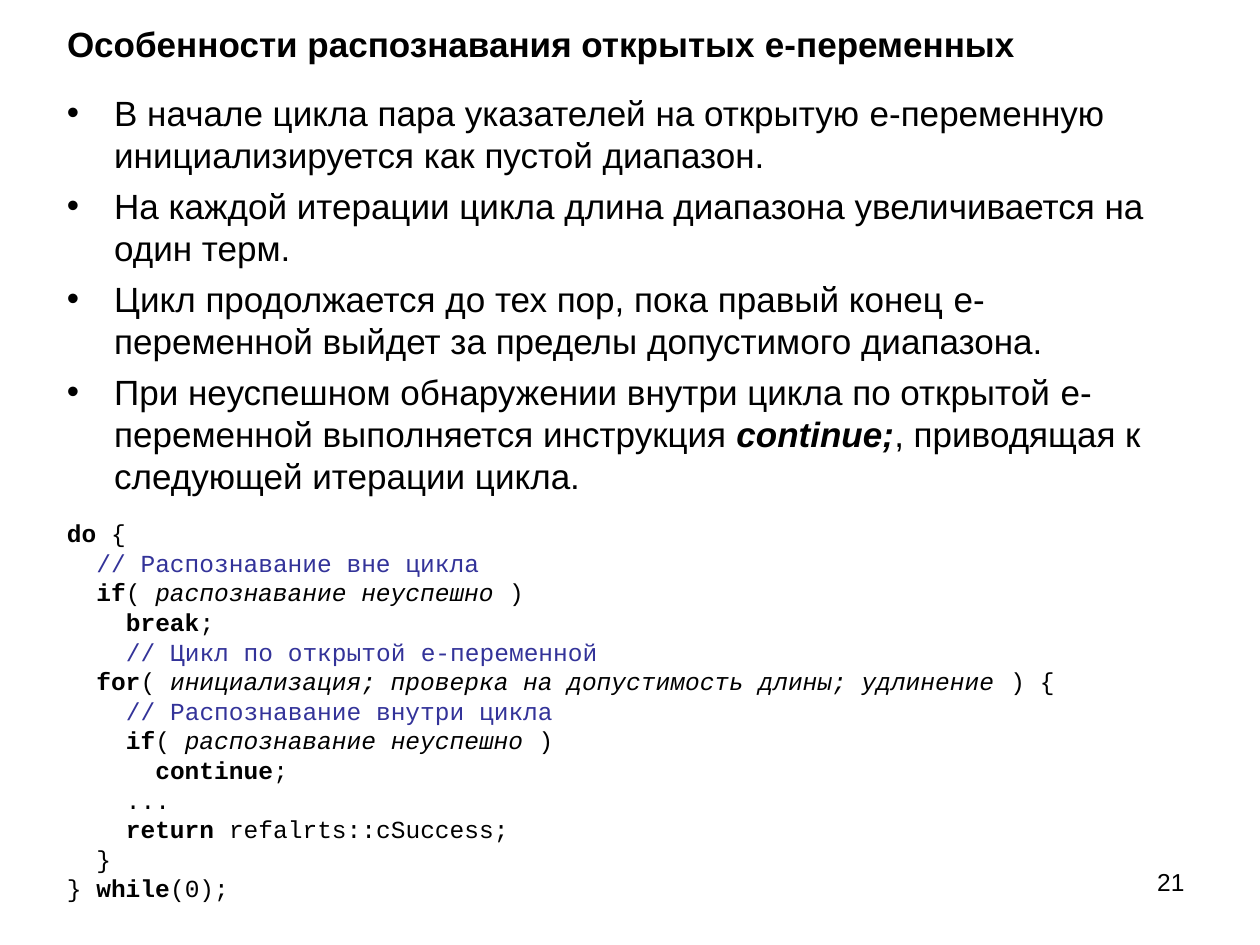
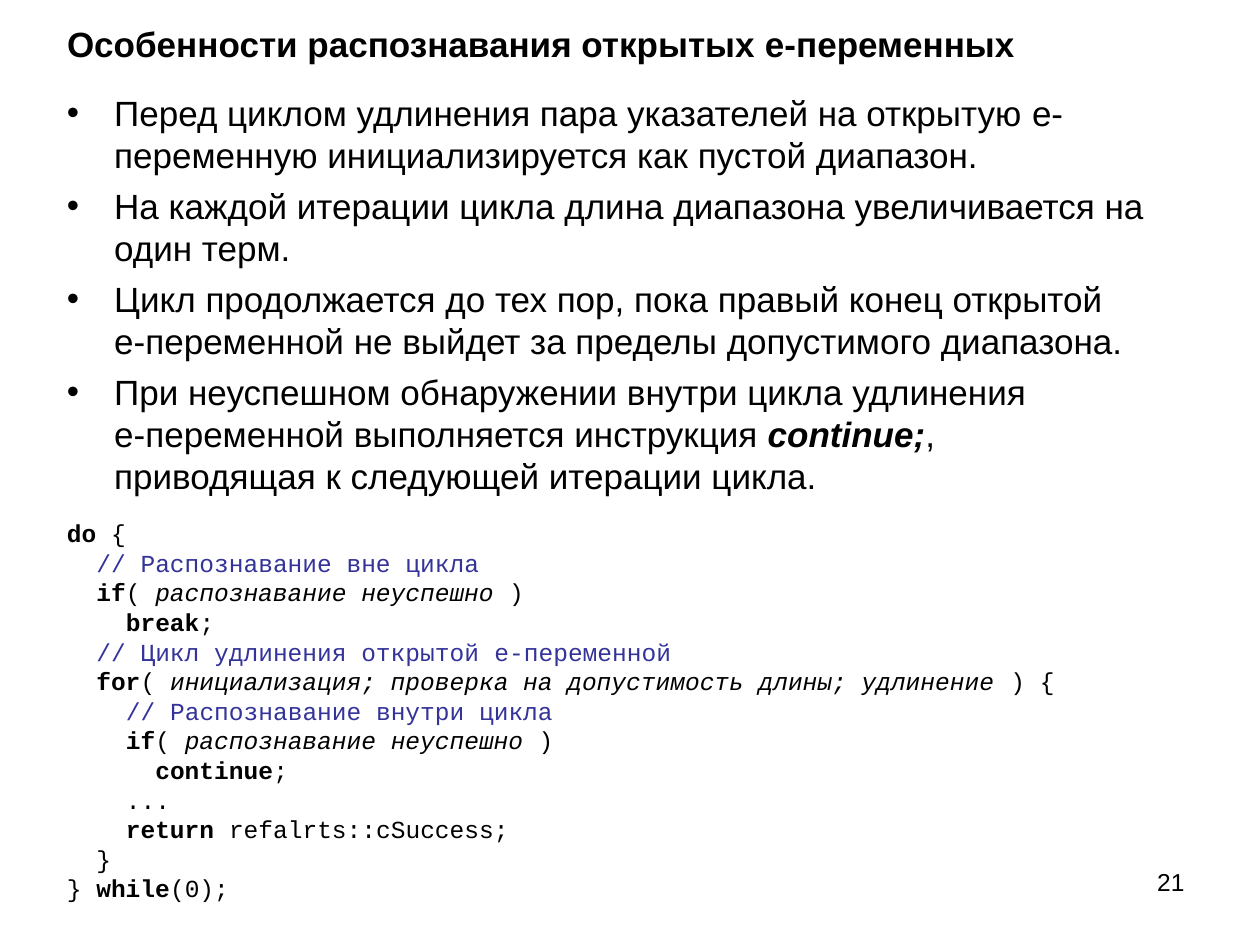
Before and after one commit to Mazdaywik/Refal-05, a slide deck: slide 21 of doc/Компилятор Простого Рефала.ppt. Drawn at 1260x945 pixels with LibreOffice and Linux fonts; fonts in the diff are those of the drawing. Boxes give left, top, right and bottom in pixels: in the first picture for what was removed or moved away, otherwise in the second. Text is boxed around its words. In the diff, an @@ line names an element or a change of style, - is before the commit and + after.

```diff
--- a/doc/Компилятор Простого Рефала.ppt
+++ b/doc/Компилятор Простого Рефала.ppt
@@ text at <box>114,100,1063,175</box>: text changed @@
-• В начале цикла пара указателей на открытую e-переменную инициализируется как пустой диапазон.
+• Перед циклом удлинения пара указателей на открытую e-переменную инициализируется как пустой диапазон.
@@ text at <box>114,286,1122,496</box>: text changed @@
-• Цикл продолжается до тех пор, пока правый конец e-переменной выйдет за пределы допустимого диапазона.
-• При неуспешном обнаружении внутри цикла по открытой e-переменной выполняется инструкция continue;, приводящая к следующей итерации цикла.
+• Цикл продолжается до тех пор, пока правый конец открытой
+  e-переменной не выйдет за пределы допустимого диапазона.
+• При неуспешном обнаружении внутри цикла удлинения
+  e-переменной выполняется инструкция continue;,
+  приводящая к следующей итерации цикла.
@@ text at <box>141,643,671,666</box>: text changed @@
-// Цикл по открытой e-переменной
+// Цикл удлинения открытой e-переменной
```
Also in this commit, not shown: 13 other slides changed, 3 slides added, 1 other file.
